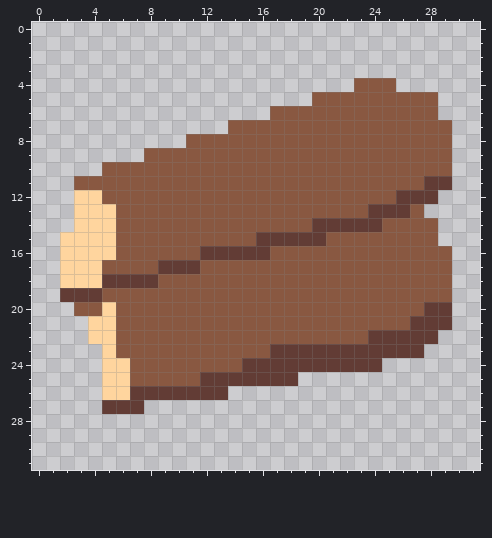
One commit to this pixel-art sprite: sprites/items/wooden-log.png. That is the earlier state.
The file is 32x32 pixels.
The result:
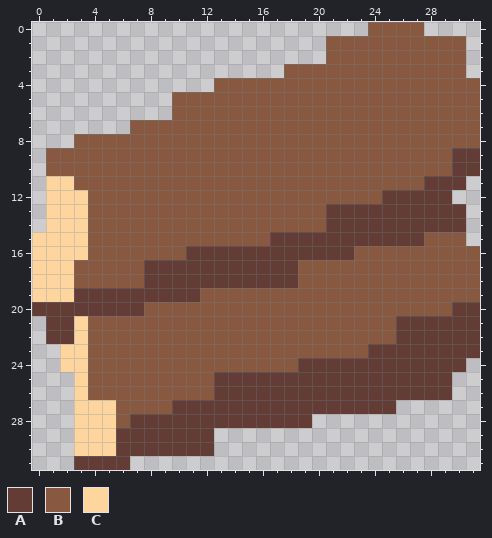
Palette (. is transparent): A #623c35  B #895841  C #ffd59e
Change:
y 0: x 24..27 .... -> BBBB
y 1..2: x 21..30 .......... -> BBBBBBBBBB
y 3: x 18..30 ............. -> BBBBBBBBBBBBB
y 4: x 13..22 .......... -> BBBBBBBBBB; x 26..31 ...... -> BBBBBB
y 5: x 10..19 .......... -> BBBBBBBBBB; x 29..31 ... -> BBB
y 6: x 10..16 ....... -> BBBBBBB; x 29..31 ... -> BBB
y 7: x 7..13 ....... -> BBBBBBB; x 30..31 .. -> BB
y 8: x 3..10 ........ -> BBBBBBBB; x 30..31 .. -> BB
y 9: x 1..7 ....... -> BBBBBBB; x 30..31 .. -> AA
y 10: x 1..4 .... -> BBBB; x 30..31 .. -> AA
y 11: x 1..2 .. -> CC; x 30 . -> A
y 12: x 1..2 .. -> CC; x 4 C -> B; x 25 B -> A; x 29 . -> A
y 13: x 1..2 .. -> CC; x 4..5 CC -> BB; x 21..23 BBB -> AAA; x 27..30 B... -> AAAA
y 14: x 1..2 .. -> CC; x 4..5 CC -> BB; x 20 A -> B; x 25..30 BBBB.. -> AAAAAA
y 15: x 0..1 .. -> CC; x 4..5 CC -> BB; x 16 A -> B; x 21..27 BBBBBBB -> AAAAAAA; x 29..30 .. -> BB
y 16: x 0..1 .. -> CC; x 4..5 CC -> BB; x 11 B -> A; x 17..22 BBBBBB -> AAAAAA; x 30..31 .. -> BB
y 17: x 0..1 .. -> CC; x 3..4 CC -> BB; x 8 B -> A; x 12..18 BBBBBBB -> AAAAAAA; x 30..31 .. -> BB
y 18: x 0..1 .. -> CC; x 3..7 CCAAA -> BBBBB; x 9..18 BBBBBBBBBB -> AAAAAAAAAA; x 30..31 .. -> BB
y 19: x 0..2 ..A -> CCC; x 5..11 BBBBBBB -> AAAAAAA; x 30..31 .. -> BB
y 20: x 0..7 ...BBCBB -> AAAAAAAA; x 28..31 AA.. -> BBAA
y 21: x 1..5 ...CC -> AACBB; x 26 B -> A; x 30..31 .. -> AA
y 22: x 1..5 ...CC -> AACBB; x 24..25 AA -> BB; x 29..31 ... -> AAA
y 23: x 2..5 ...C -> CCBB; x 17..23 AAAAAAA -> BBBBBBB; x 28..31 .... -> AAAA
y 24: x 2..6 ...CC -> CCBBB; x 15..18 AAAA -> BBBB; x 25..30 ...... -> AAAAAA
y 25: x 3..6 ..CC -> CBBB; x 12 A -> B; x 19..29 ........... -> AAAAAAAAAAA
y 26: x 3..12 ..CCAAAAAA -> CBBBBBBBBB; x 14..29 ................ -> AAAAAAAAAAAAAAAA
y 27: x 3..25 ..AAA.................. -> CCCBBBBAAAAAAAAAAAAAAAA
y 28: x 3..19 ................. -> CCCBAAAAAAAAAAAAA
y 29..30: x 3..12 .......... -> CCCAAAAAAA
y 31: x 3..6 .... -> AAAA
Boxes around the changes in both pictures, in picture pixels (x1, y1, x2, y2):
changed: (32, 22, 480, 470)
